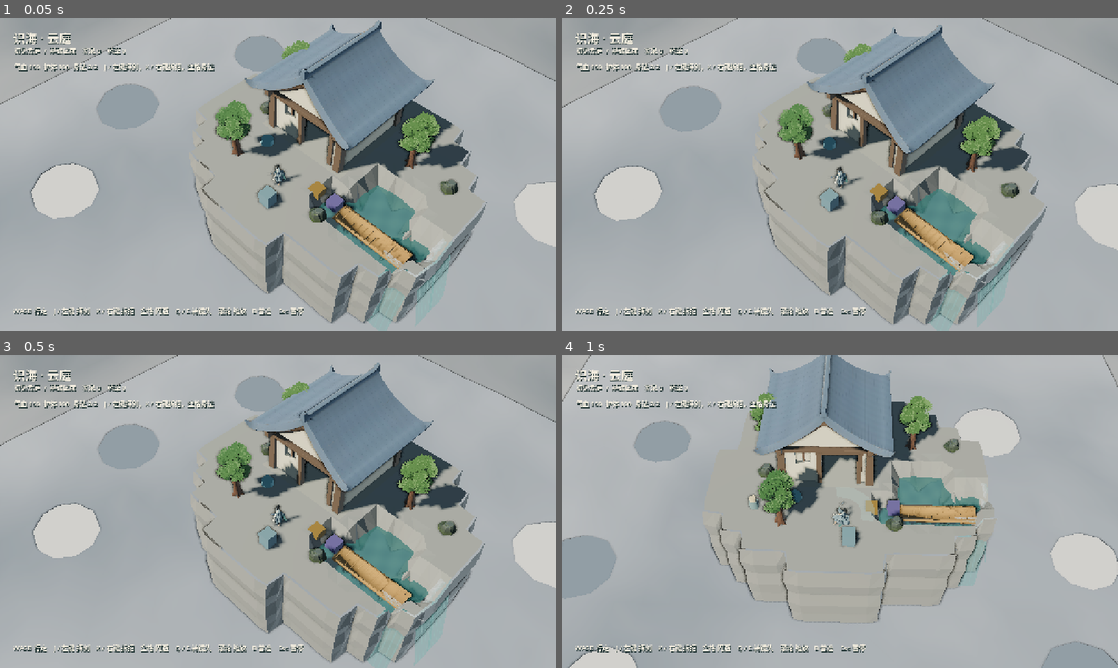
Above: before the commit, frames 1-4 (two rows, left to right).
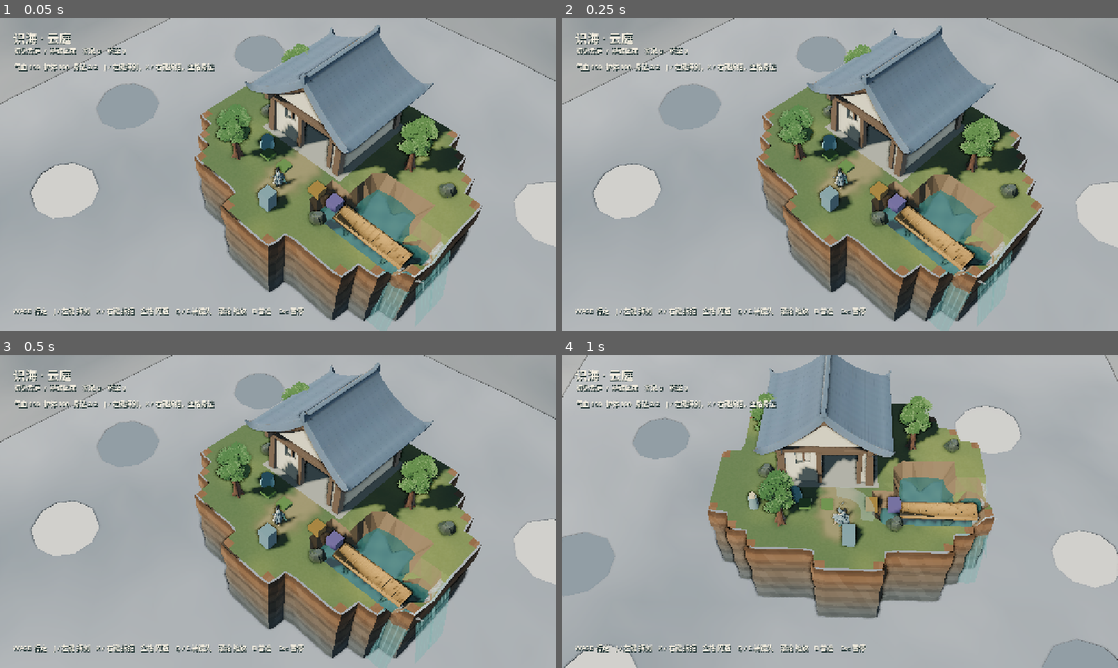
Above: after the commit, the same moments.

Repository: YI1219/Idle_and_incremental_game
Game: Godot game, scene res://scenes/play.tscn
Same seed, same stepped clock (60 frames per second), same inputs: the game is played once before the commit and once after it.
Inputs (mouse positions are in pixels of both pictures, inside the frame that each line leads up to):
- Up to frame 1 (0.05 s): no input
- Up to frame 2 (0.25 s): no input
- Up to frame 3 (0.5 s): no input
- Up to frame 4 (1 s): tap Enter at 0.5 s; move the mouse to (962, 495) at 0.52 s; hold D (move_right) from 0.53 s (still down); hold Q (camera_left) from 0.53 s (still down); click (962, 495) at 0.67 s; tap Space at 0.77 s

The runs differ from the first frame. In frame 1, 22% of the frame differs, in the area x 1-100%, y 0-98%; in frame 2, 22%; in frame 3, 21%; in frame 4, 20%.

Commit message:
Fix shader compile, island cache, and starter expansion cells.
Godot fragments cannot return early, so rock uses an if/else. Island rebuild keys ignore derived lake water so only dirty groups remesh. The pebble footprint leaves the four outer expansion cells empty.

Co-authored-by: YI <YI1219@users.noreply.github.com>

Diff:
--- a/scripts/world/heightfield_mesh.gd
+++ b/scripts/world/heightfield_mesh.gd
@@ -309,10 +309,7 @@
 		var pb: Vector3 = col_b[r]
 		var qa: Vector3 = col_a[r + 1]
 		var qb: Vector3 = col_b[r + 1]
-		if pa.distance_to(pb) < 0.06 and qa.distance_to(qb) < 0.06:
-			continue
-		var area := (pb - pa).cross(qb - pa).length_squared()
-		if area < 1e-5:
+		if pa.distance_to(pb) < 0.03 and qa.distance_to(qb) < 0.03:
 			continue
 		# Lip is turf; every ring below is rock. No grass bands inside the wall.
 		var color := Color(0.0, 0.85, 0.0, 1.0) if r == 0 else Color(0.0, 0.0, 1.0, 1.0)
--- a/scripts/world/island_geometry.gd
+++ b/scripts/world/island_geometry.gd
@@ -91,6 +91,11 @@
 		Vector2i(2, 1), Vector2i(3, 1), Vector2i(4, 1), Vector2i(5, 1), Vector2i(6, 1),
 	]:
 		keep[cell] = true
+	for x in range(-3, 2):
+		for z in range(-4, 1):
+			keep[Vector2i(x, z)] = true
+	for cell in [Vector2i(0, -7), Vector2i(7, -2), Vector2i(-2, 4), Vector2i(-7, -2)]:
+		keep.erase(cell)
 	var out: Array[Vector2i] = []
 	for cell: Vector2i in keep.keys():
 		out.append(cell)
--- a/scripts/world/river_terrain.gd
+++ b/scripts/world/river_terrain.gd
@@ -321,11 +321,7 @@
 	var used_old: Dictionary = {}
 	var build_ms := 0.0
 	for group in IslandGeometry.components(land_cells):
-		var water_in_group: Dictionary = {}
-		for cell: Vector2i in water_cells:
-			if group.has(cell):
-				water_in_group[cell] = true
-		var key: int = IslandGeometry.cells_hash(group) * 10007 + IslandGeometry.cells_hash(water_in_group)
+		var key: int = IslandGeometry.cells_hash(group)
 		if island_cache.has(key):
 			next_cache[key] = island_cache[key]
 			used_old[key] = true
@@ -548,14 +544,18 @@
 
 
 func _sync_lake_water() -> void:
-	water_cells.clear()
+	for cell: Vector2i in water_cells.keys():
+		if not land_cells.has(cell):
+			water_cells.erase(cell)
 	for child in _islands_root.get_children():
 		if child.field == null:
 			continue
 		var lakes: Array = child.water_info.get("lakes", []) if child.get("water_info") else []
 		for lake in lakes:
 			for hf_c: Vector2i in lake.get("cells", []):
-				water_cells[child.field.play_cell_of_hf(hf_c.x, hf_c.y)] = true
+				var play: Vector2i = child.field.play_cell_of_hf(hf_c.x, hf_c.y)
+				if land_cells.has(play):
+					water_cells[play] = true
 		for play in child.skip_top:
 			if land_cells.has(play):
 				water_cells[play] = true
--- a/shaders/world/island_heightfield.gdshader
+++ b/shaders/world/island_heightfield.gdshader
@@ -63,31 +63,31 @@
 	if (vcol.b > 0.45) {
 		ALBEDO = seed7_rock(world_pos, n);
 		ROUGHNESS = 0.93;
-		return;
+	} else {
+		float broad = noise(p * 0.36) * 0.65 + noise(p * 0.85) * 0.35;
+		float detail = noise(p * 16.0);
+		vec3 grass = mix(moss_color.rgb, meadow_color.rgb, smoothstep(0.2, 0.8, broad));
+		grass += (detail - 0.5) * 0.025;
+		float path = 0.0;
+		for (int i = 0; i < 8; i++) {
+			if (i >= path_count) break;
+			float d = segment_distance(p, path_segments[i].xy, path_segments[i].zw);
+			path = max(path, 1.0 - smoothstep(0.35, 1.15, d + (noise(p * 2.8) - 0.5) * 0.42));
+		}
+		vec3 soil = mix(earth_color.rgb, path_color.rgb, path * 0.7);
+		vec3 top = mix(grass, soil, path * 0.78);
+		for (int i = 0; i < 32; i++) {
+			if (i >= contact_count) break;
+			vec4 patch = contact_patches[i];
+			float d = length(p - patch.xy) / max(patch.z, 0.001);
+			float root = (1.0 - smoothstep(0.1, 1.0, d + (noise(p * 4.0) - 0.5) * 0.2)) * patch.w;
+			top = mix(top, moss_color.rgb * 0.72, root);
+		}
+		float inland = clamp(vcol.g, 0.0, 1.0);
+		float soil_w = 1.0 - smoothstep(0.10, 0.48, inland + (noise(p * 3.1) - 0.5) * 0.08);
+		vec3 rim = mix(top, earth_color.rgb, soil_w);
+		float turf = smoothstep(0.48, 0.90, ny);
+		ALBEDO = mix(earth_color.rgb, rim, turf);
+		ROUGHNESS = mix(0.88, 0.94, turf * inland);
 	}
-	float broad = noise(p * 0.36) * 0.65 + noise(p * 0.85) * 0.35;
-	float detail = noise(p * 16.0);
-	vec3 grass = mix(moss_color.rgb, meadow_color.rgb, smoothstep(0.2, 0.8, broad));
-	grass += (detail - 0.5) * 0.025;
-	float path = 0.0;
-	for (int i = 0; i < 8; i++) {
-		if (i >= path_count) break;
-		float d = segment_distance(p, path_segments[i].xy, path_segments[i].zw);
-		path = max(path, 1.0 - smoothstep(0.35, 1.15, d + (noise(p * 2.8) - 0.5) * 0.42));
-	}
-	vec3 soil = mix(earth_color.rgb, path_color.rgb, path * 0.7);
-	vec3 top = mix(grass, soil, path * 0.78);
-	for (int i = 0; i < 32; i++) {
-		if (i >= contact_count) break;
-		vec4 patch = contact_patches[i];
-		float d = length(p - patch.xy) / max(patch.z, 0.001);
-		float root = (1.0 - smoothstep(0.1, 1.0, d + (noise(p * 4.0) - 0.5) * 0.2)) * patch.w;
-		top = mix(top, moss_color.rgb * 0.72, root);
-	}
-	float inland = clamp(vcol.g, 0.0, 1.0);
-	float soil_w = 1.0 - smoothstep(0.10, 0.48, inland + (noise(p * 3.1) - 0.5) * 0.08);
-	vec3 rim = mix(top, earth_color.rgb, soil_w);
-	float turf = smoothstep(0.48, 0.90, ny);
-	ALBEDO = mix(earth_color.rgb, rim, turf);
-	ROUGHNESS = mix(0.88, 0.94, turf * inland);
 }
--- a/tests/heightfield_test.gd
+++ b/tests/heightfield_test.gd
@@ -204,4 +204,5 @@
 	field.punch_shaft(Vector3(4.0, 0.0, 4.0), 1.0)
 	check(not field.sample_land(Vector3(4.0, 0.0, 4.0)), "punch_shaft opens a vertical hole")
 	var payload := HeightfieldMesh.build_chunk(field, Vector2i(0, 0), "full")
-	check(HeightfieldMesh.odd_edge_ratio(payload) < 0.02, "shaft walls keep a closed mesh")
+	check(int(payload.get("triangles", 0)) > 20, "a punched shaft still has a mesh")
+	check(HeightfieldMesh.odd_edge_ratio(payload) < 0.08, "shaft walls stay mostly closed (odd=%.4f)" % HeightfieldMesh.odd_edge_ratio(payload))
